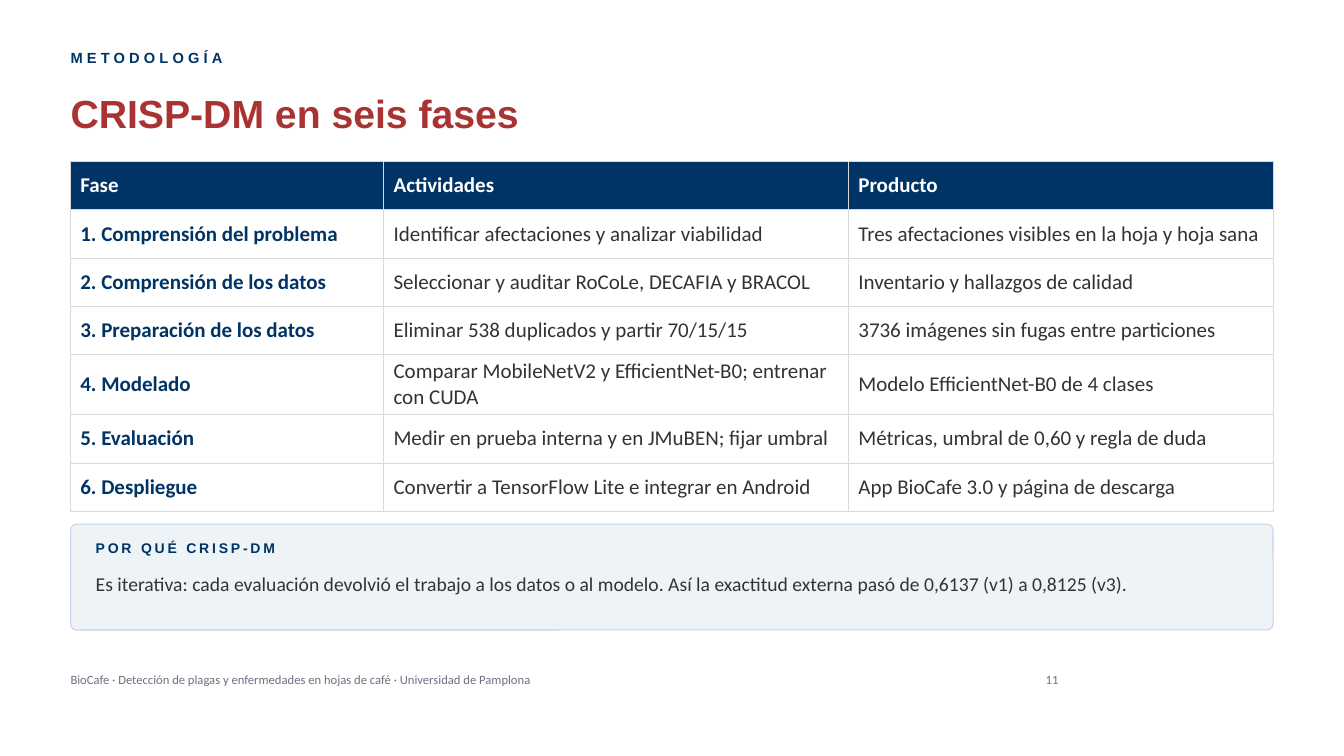
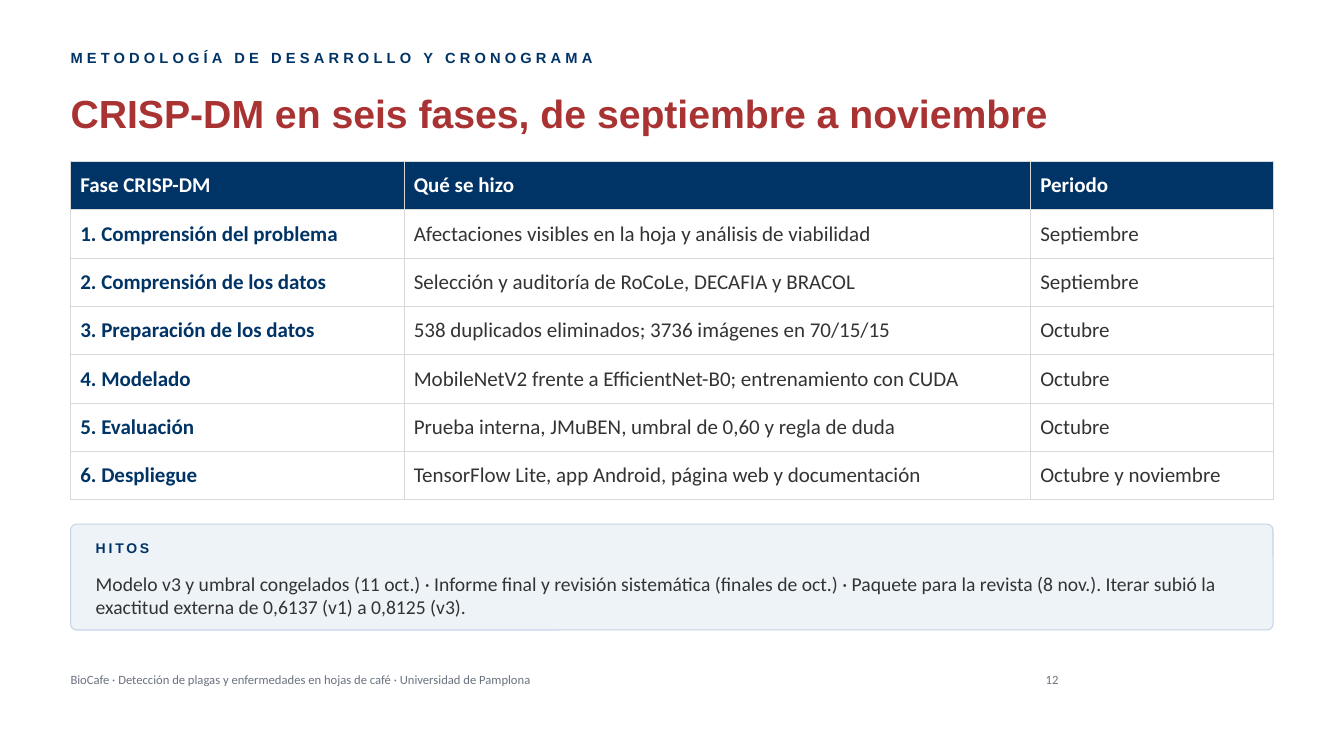
Before and after one commit to heyleyp14/cafe, a slide deck: slide 12 of entrega/Presentacion_BioCafe.pptx (slide 11 before the commit). Drawn at 1344x756 pixels with LibreOffice and Linux fonts; fonts in the diff are those of the drawing; background and template pictures are left out. Boxes give left, top, right and bottom in pixels: in the first picture for what was removed or moved away, otherwise in the second. Text is boxed around its words. In the diff, an @@ line names an element or a change of style, - is before the commit and + after.

```diff
--- a/entrega/Presentacion_BioCafe.pptx
+++ b/entrega/Presentacion_BioCafe.pptx
@@ text at <box>71,51,592,63</box>: text changed @@
-METODOLOGÍA
+METODOLOGÍA DE DESARROLLO Y CRONOGRAMA
@@ title at <box>71,99,1047,136</box>: text changed @@
-CRISP-DM en seis fases
+CRISP-DM en seis fases, de septiembre a noviembre
@@ table at <box>71,161,1274,500</box> @@
-row 1: Fase | Actividades | Producto
+row 1: Fase CRISP-DM | Qué se hizo | Periodo
-row 2, column 2: Identificar afectaciones y analizar viabilidad
+row 2, column 2: Afectaciones visibles en la hoja y análisis de viabilidad
-row 2, column 3: Tres afectaciones visibles en la hoja y hoja sana
+row 2, column 3: Septiembre
-row 3, column 2: Seleccionar y auditar RoCoLe, DECAFIA y BRACOL
+row 3, column 2: Selección y auditoría de RoCoLe, DECAFIA y BRACOL
-row 3, column 3: Inventario y hallazgos de calidad
+row 3, column 3: Septiembre
-row 4, column 2: Eliminar 538 duplicados y partir 70/15/15
+row 4, column 2: 538 duplicados eliminados; 3736 imágenes en 70/15/15
-row 4, column 3: 3736 imágenes sin fugas entre particiones
+row 4, column 3: Octubre
-row 5, column 2: Comparar MobileNetV2 y EfficientNet-B0; entrenar con CUDA
+row 5, column 2: MobileNetV2 frente a EfficientNet-B0; entrenamiento con CUDA
-row 5, column 3: Modelo EfficientNet-B0 de 4 clases
+row 5, column 3: Octubre
-row 6, column 2: Medir en prueba interna y en JMuBEN; fijar umbral
+row 6, column 2: Prueba interna, JMuBEN, umbral de 0,60 y regla de duda
-row 6, column 3: Métricas, umbral de 0,60 y regla de duda
+row 6, column 3: Octubre
-row 7, column 2: Convertir a TensorFlow Lite e integrar en Android
+row 7, column 2: TensorFlow Lite, app Android, página web y documentación
-row 7, column 3: App BioCafe 3.0 y página de descarga
+row 7, column 3: Octubre y noviembre
@@ text at <box>96,543,150,553</box>: text changed @@
-POR QUÉ CRISP-DM
+HITOS
@@ text at <box>96,577,1215,617</box>: text changed @@
-Es iterativa: cada evaluación devolvió el trabajo a los datos o al modelo. Así la exactitud externa pasó de 0,6137 (v1) a 0,8125 (v3).
+Modelo v3 y umbral congelados (11 oct.) · Informe final y revisión sistemática (finales de oct.) · Paquete para la revista (8 nov.). Iterar subió la exactitud externa de 0,6137 (v1) a 0,8125 (v3).
```
Also in this commit, not shown: 2 other slides changed, 1 slide added, 1 slide removed, 1 other file.
